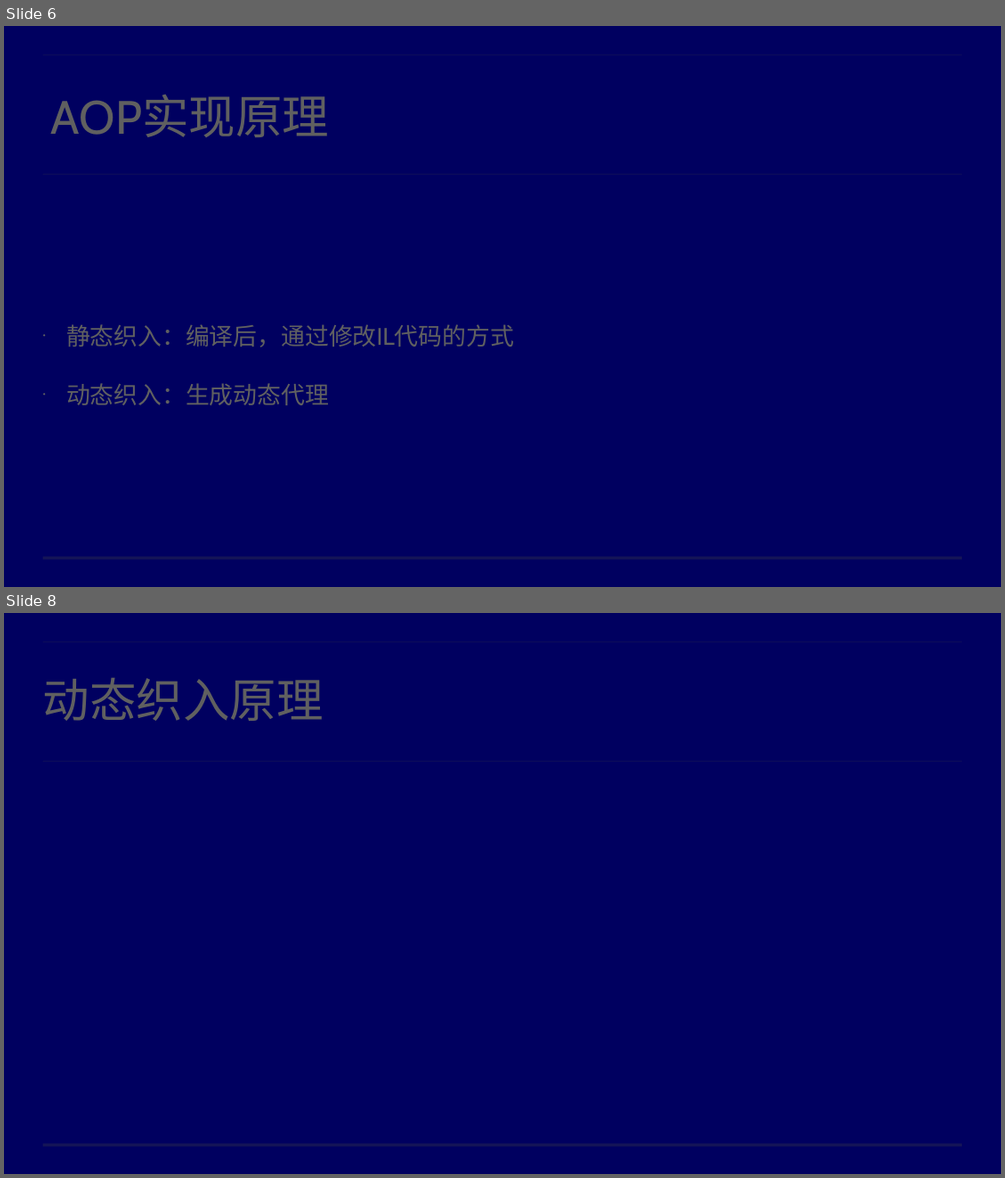
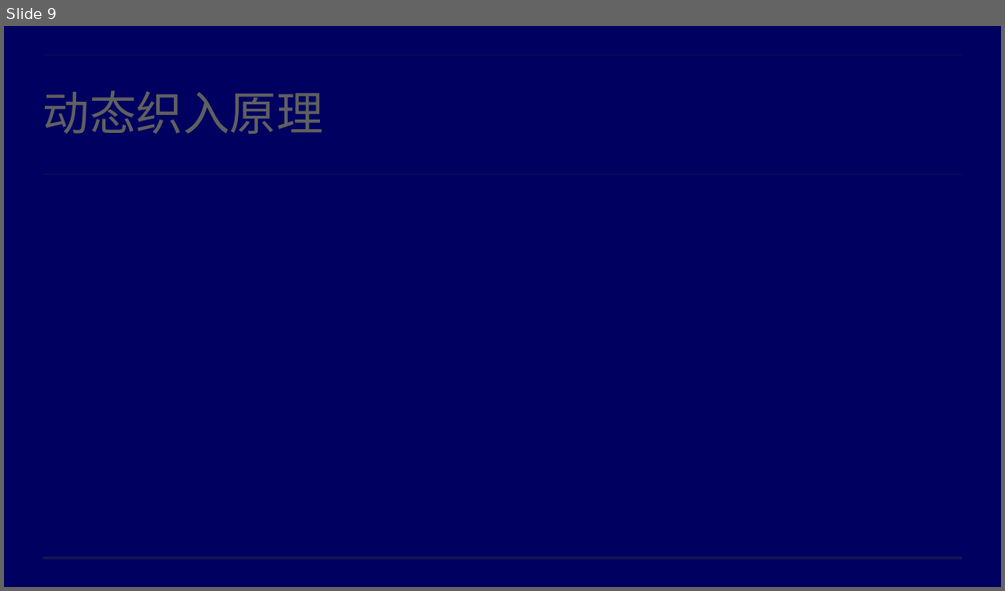
Before and after one commit to dpflower/dptools, a slide deck: aop.pptx. Shown one above the other, each under a label of ours: slides 6 and 8 before the commit, slide 9 after it; the slides between them are not shown. The pictures are 1005x1178 and 1005x591 pixels, drawn with LibreOffice and Linux fonts; fonts in the diff are those of the drawing; background and template pictures are left out. Boxes give left, top, right and bottom in pixels: in the first picture for what was removed or moved away, otherwise in the second. Text is boxed around its words. In the diff, an @@ line names an element or a change of style, - is before the commit and + after.

```diff
--- a/aop.pptx
+++ b/aop.pptx
@@ slide 6 removed at bbox=[4, 26, 1001, 587], background picture (left out); not listed: 3 template elements that a slide beside it also shows @@
@@ title removed at bbox=[51, 95, 329, 137] @@
-AOP实现原理
@@ text removed at bbox=[66, 324, 514, 405] @@
-• 静态织入：编译后，通过修改IL代码的方式
-• 动态织入：生成动态代理
@@ what was slide 8 is now slide 9 @@
```
Also in this commit, not shown: 6 slides changed, 6 slides added, 2 other slides removed.
